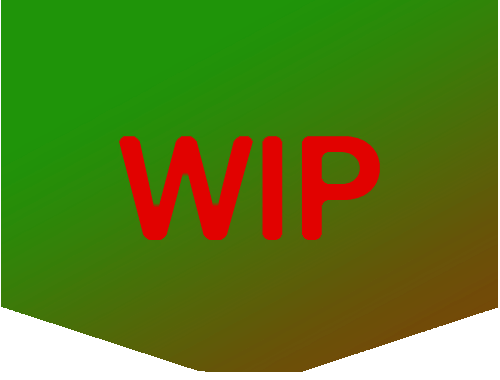
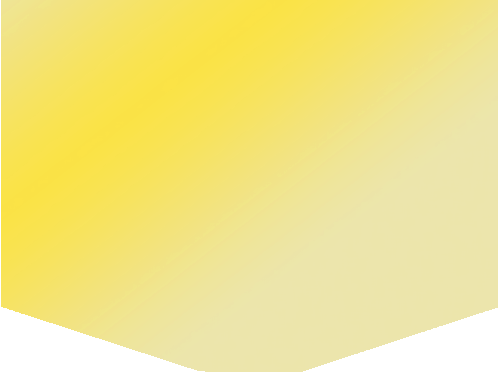
Revision of a layered 500 x 380 image; what changed, layer by layer:
painted on "IconCanvas" over [left=1, top=0, right=498, bottom=372]
